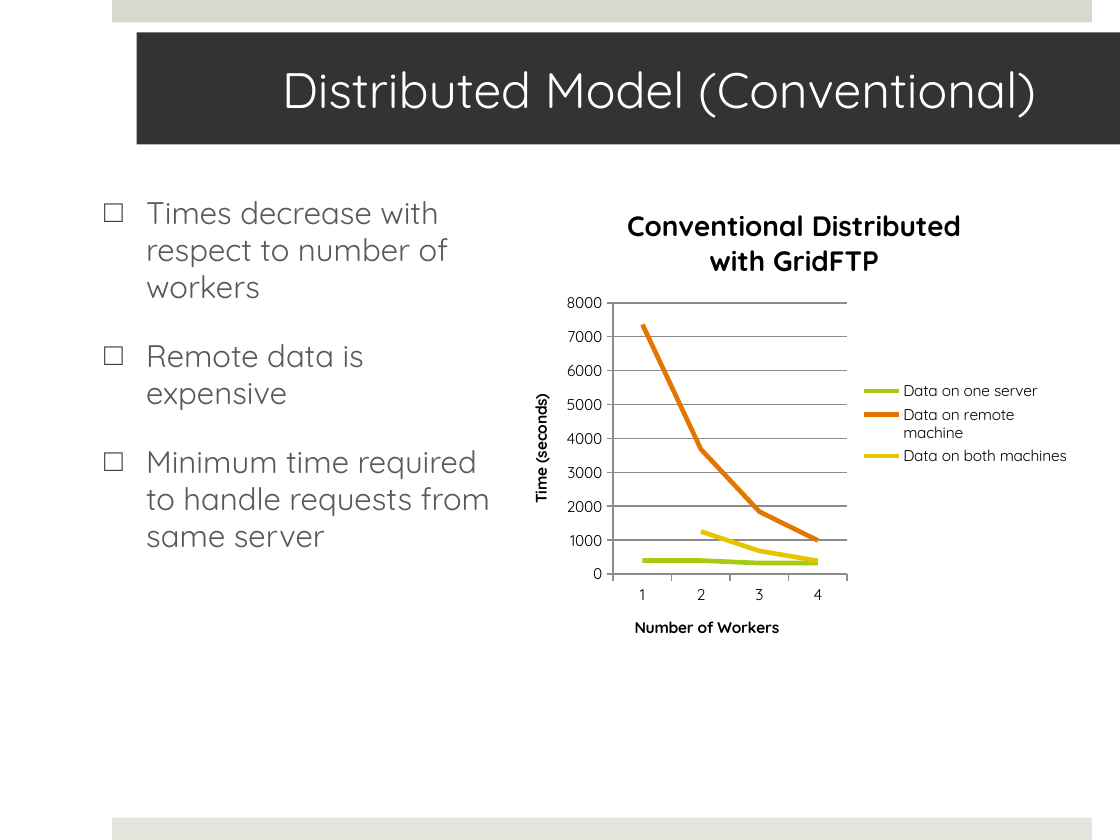
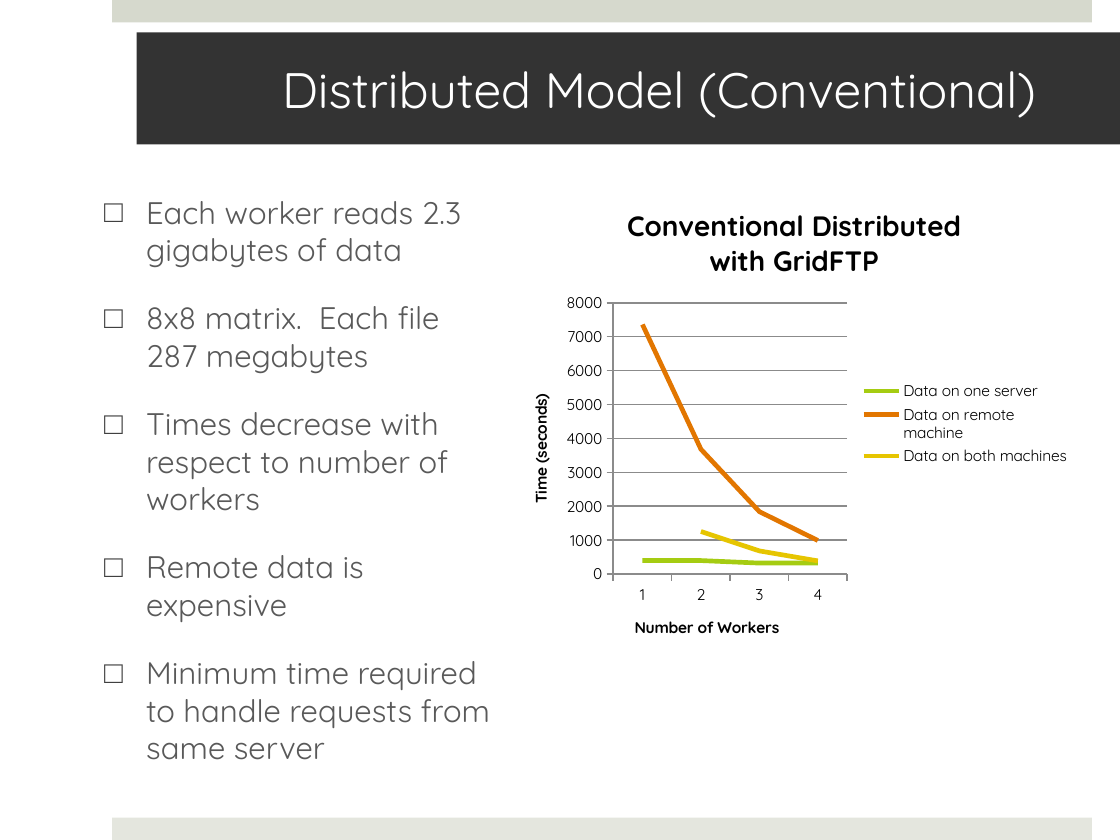
Before and after one commit to saga-project/saga-cpp-legacy-projects, a slide deck: slide 9 of papers/data_intensive/eScience09/RoyalSocietyPresentation.pptx. Drawn at 1120x840 pixels with LibreOffice and Linux fonts; fonts in the diff are those of the drawing; background and template pictures are left out. Boxes give left, top, right and bottom in pixels: in the first picture for what was removed or moved away, otherwise in the second. Text is boxed around its words. In the diff, an @@ line names an element or a change of style, - is before the commit and + after.

```diff
--- a/papers/data_intensive/eScience09/RoyalSocietyPresentation.pptx
+++ b/papers/data_intensive/eScience09/RoyalSocietyPresentation.pptx
@@ text at (x1=146, y1=201, x2=461, y2=373): paragraphs added @@
+□ Each worker reads 2.3 gigabytes of data
+□ 8x8 matrix. Each file 287 megabytes
```
Also in this commit, not shown: 2 other slides changed.
